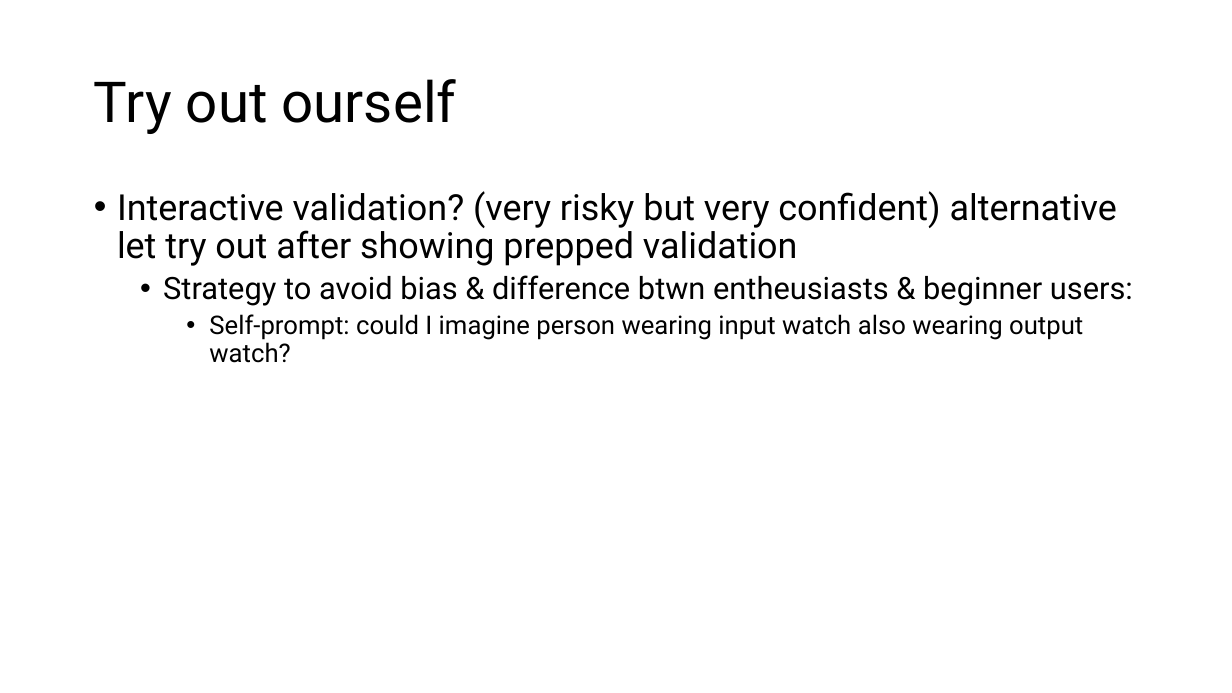
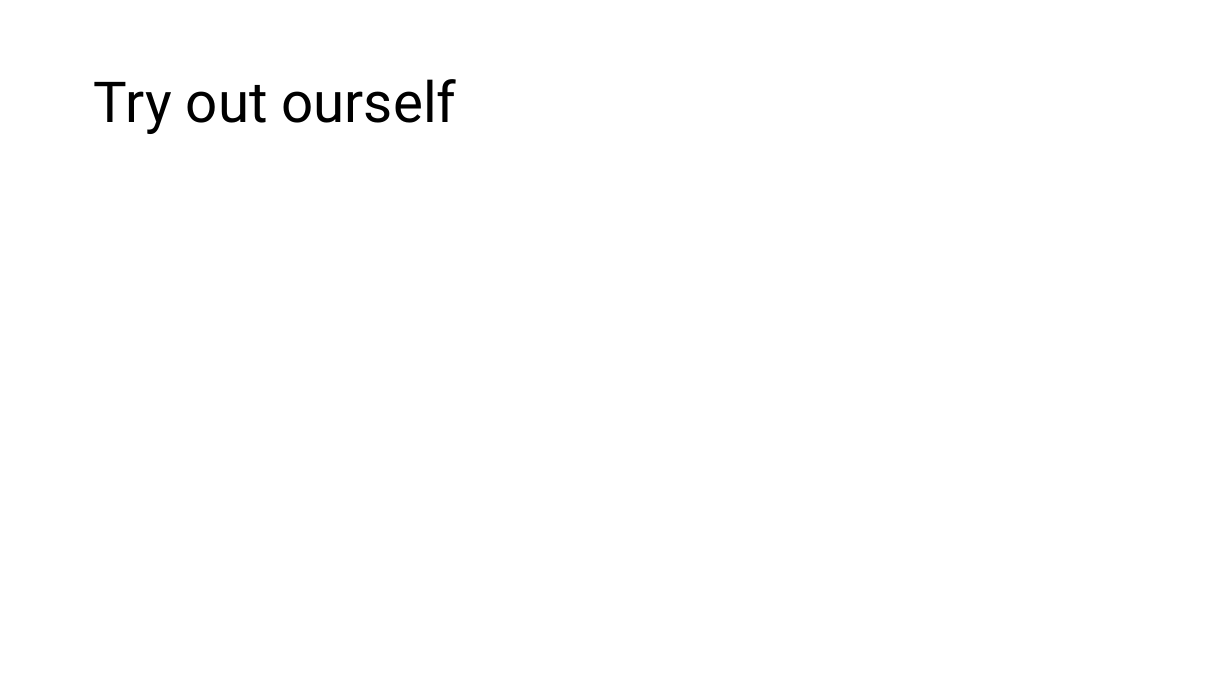
Before and after one commit to Luk-stud/Watch-recomender-DISPRO, a slide deck: slide 15 of Base_DISPRO Präsi.pptx (slide 12 before the commit). Drawn at 1232x693 pixels with LibreOffice and Linux fonts; fonts in the diff are those of the drawing. Boxes give left, top, right and bottom in pixels: in the first picture for what was removed or moved away, otherwise in the second. Text is boxed around its words. In the diff, an @@ line names an element or a change of style, - is before the commit and + after.

```diff
--- a/Base_DISPRO Präsi.pptx
+++ b/Base_DISPRO Präsi.pptx
@@ text removed at [117, 191, 1133, 363] @@
-• Interactive validation? (very risky but very confident) alternative let try out after showing prepped validation
-  • Strategy to avoid bias & difference btwn entheusiasts & beginner users:
-    • Self-prompt: could I imagine person wearing input watch also wearing output watch?
```
Also in this commit, not shown: 8 other slides changed, 6 slides added, 2 slides removed.
